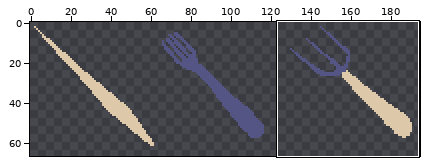
Pixel-art file -- Sprites/ForkSpriteSheet.aseprite. The first picture is a wide view before the edit; the outline marks the close-up.
Close-up. Before the commit:
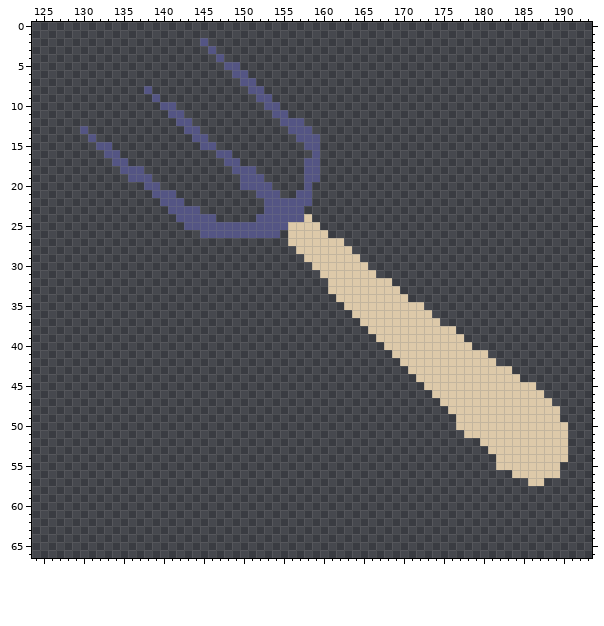
320x128 pixels, 1 frame. Shown: x 124..193, y 0..66. The wide view leaves out empty margins. The commit also changed other parts of the picture, which this record leaves out.
The result:
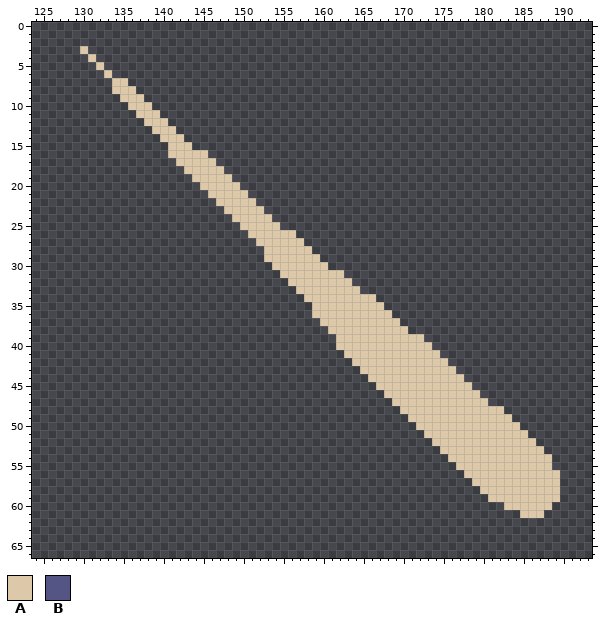
Palette (. is transparent): A #ddc9a9  B #545584
What changed:
@@ x 124..193 @@
  1 ......................................................................
- 2 .....................B................................................
- 3 ......................B...............................................
- 4 .......................B..............................................
- 5 ........................BB............................................
- 6 .........................BB...........................................
- 7 ..........................BB..........................................
- 8 ..............B............BB.........................................
- 9 ...............B............BB........................................
-10 ................BB...........BB.......................................
-11 .................BB...........BB......................................
-12 ..................BB...........BBB....................................
-13 ......B............BB...........BBB...................................
-14 .......B............BB...........BBB..................................
-15 ........BB...........BB...........BB..................................
-16 .........BB............BB..........B..................................
-17 ..........BB............BB........BB..................................
-18 ...........BBB...........BBB......BB..................................
-19 ............BBB...........BBB.....BB..................................
-20 ..............BB..........BBBB....B...................................
-21 ...............BBB..........BBB..BB...................................
-22 ................BBB..........BBBBBB...................................
-23 .................BBBB........BBBBB....................................
-24 ..................BBBBB.....BBBBBBA...................................
-25 ...................BBBBBBBBBBBBBAAAA..................................
-26 .....................BBBBBBBBBB.AAAAA.................................
-27 ................................AAAAAAA...............................
-28 .................................AAAAAAA..............................
-29 ..................................AAAAAAA.............................
-30 ...................................AAAAAAA............................
-31 ....................................AAAAAAA...........................
-32 .....................................AAAAAAAA.........................
-33 .....................................AAAAAAAAA........................
-34 ......................................AAAAAAAAA.......................
-35 .......................................AAAAAAAAAA.....................
-36 ........................................AAAAAAAAAA....................
-37 .........................................AAAAAAAAAA...................
-38 ..........................................AAAAAAAAAAA.................
-39 ...........................................AAAAAAAAAAA................
-40 ............................................AAAAAAAAAAA...............
-41 .............................................AAAAAAAAAAAA.............
-42 ..............................................AAAAAAAAAAAA............
-43 ...............................................AAAAAAAAAAAAA..........
-44 ................................................AAAAAAAAAAAAA.........
-45 .................................................AAAAAAAAAAAAAA.......
-46 ..................................................AAAAAAAAAAAAAA......
-47 ...................................................AAAAAAAAAAAAAA.....
-48 ....................................................AAAAAAAAAAAAAA....
-49 .....................................................AAAAAAAAAAAAA....
-50 .....................................................AAAAAAAAAAAAAA...
-51 ......................................................AAAAAAAAAAAAA...
-52 ........................................................AAAAAAAAAAA...
-53 .........................................................AAAAAAAAAA...
-54 ..........................................................AAAAAAAAA...
-55 ..........................................................AAAAAAAA....
-56 ............................................................AAAAAA....
-57 ..............................................................AA......
-58 ......................................................................
-59 ......................................................................
-60 ......................................................................
-61 ......................................................................
+ 2 ......................................................................
+ 3 ......A...............................................................
+ 4 .......A..............................................................
+ 5 ........A.............................................................
+ 6 .........A............................................................
+ 7 ..........AA..........................................................
+ 8 ..........AAA.........................................................
+ 9 ...........AAA........................................................
+10 ............AAA.......................................................
+11 .............AAA......................................................
+12 ..............AAA.....................................................
+13 ...............AAA....................................................
+14 ................AAA...................................................
+15 .................AAA..................................................
+16 .................AAAAA................................................
+17 ..................AAAAA...............................................
+18 ...................AAAAA..............................................
+19 ....................AAAAA.............................................
+20 .....................AAAAA............................................
+21 ......................AAAAA...........................................
+22 .......................AAAAA..........................................
+23 ........................AAAAA.........................................
+24 .........................AAAAA........................................
+25 ..........................AAAAA.......................................
+26 ...........................AAAAAA.....................................
+27 ............................AAAAAA....................................
+28 .............................AAAAAA...................................
+29 .............................AAAAAAA..................................
+30 ..............................AAAAAAA.................................
+31 ...............................AAAAAAAA...............................
+32 ................................AAAAAAAA..............................
+33 .................................AAAAAAAA.............................
+34 ..................................AAAAAAAAA...........................
+35 ...................................AAAAAAAAA..........................
+36 ...................................AAAAAAAAAA.........................
+37 ....................................AAAAAAAAAA........................
+38 .....................................AAAAAAAAAA.......................
+39 ......................................AAAAAAAAAAA.....................
+40 ......................................AAAAAAAAAAAA....................
+41 .......................................AAAAAAAAAAAA...................
+42 ........................................AAAAAAAAAAAA..................
+43 .........................................AAAAAAAAAAAA.................
+44 ..........................................AAAAAAAAAAAA................
+45 ...........................................AAAAAAAAAAAA...............
+46 ............................................AAAAAAAAAAAA..............
+47 .............................................AAAAAAAAAAAA.............
+48 ..............................................AAAAAAAAAAAAA...........
+49 ...............................................AAAAAAAAAAAAA..........
+50 ................................................AAAAAAAAAAAAA.........
+51 .................................................AAAAAAAAAAAAA........
+52 ..................................................AAAAAAAAAAAAA.......
+53 ...................................................AAAAAAAAAAAAA......
+54 ....................................................AAAAAAAAAAAAA.....
+55 .....................................................AAAAAAAAAAAA.....
+56 ......................................................AAAAAAAAAAAA....
+57 .......................................................AAAAAAAAAAA....
+58 ........................................................AAAAAAAAAA....
+59 .........................................................AAAAAAAAA....
+60 ...........................................................AAAAAA.....
+61 .............................................................AAA......
 62 ......................................................................
Boxes around the changes in both close-ups, in picture pixels (x1, y1, x2, y2):
changed: (80, 38, 568, 518)
